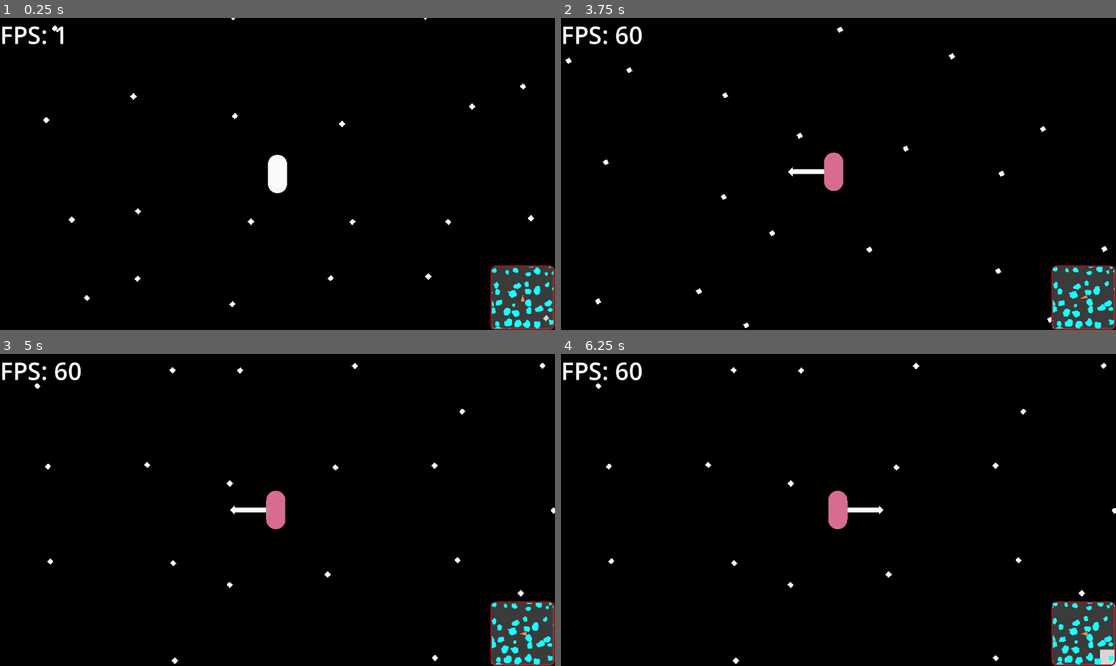
Above: before the commit, frames 1-4 (two rows, left to right).
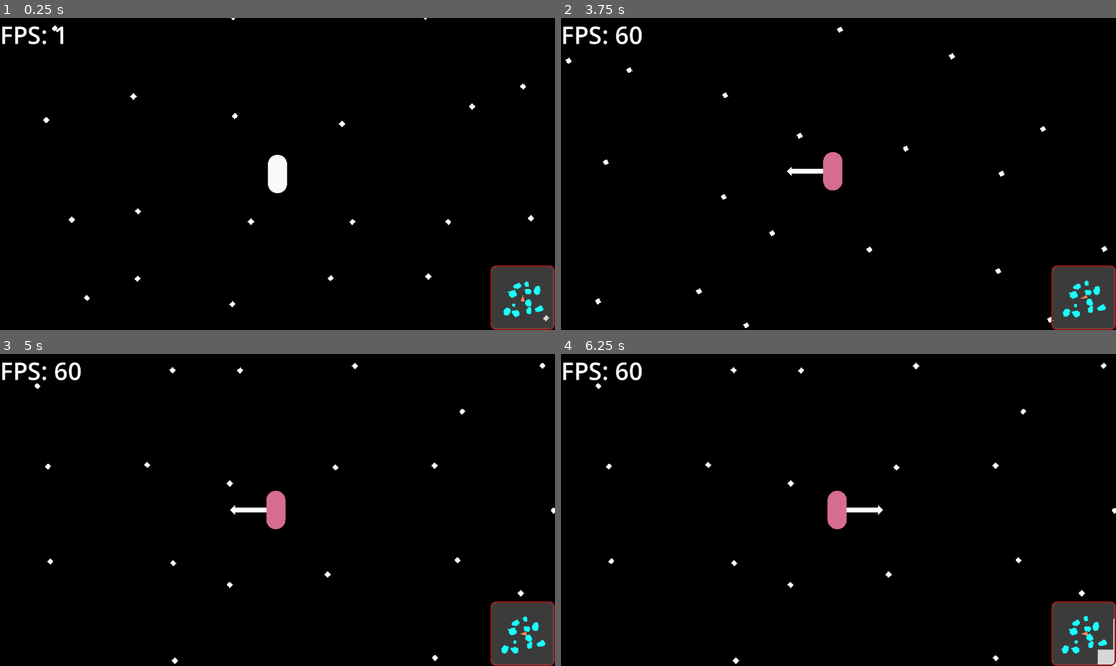
Above: after the commit, the same moments.

Repository: coolspacegame/game
Game: Godot game, scene res://node_2d.tscn
Two runs of this game, one before a commit and one after it. Both use one fixed random seed, a clock stepped at 60 frames per second and the inputs below.
Inputs (mouse positions are in pixels of both pictures, inside the frame that each line leads up to):
- Up to frame 1 (0.25 s): no input
- Up to frame 2 (3.75 s): tap Enter at 0.5 s; move the mouse to (960, 158) at 0.52 s; hold D (skelly_input_action_right) 0.53-1.28 s; click (960, 158) at 0.6 s; tap Space (skelly_input_action_jump) at 0.77, 1.52, 3.02 s; move the mouse to (727, 189) at 1.27 s; hold S (skelly_input_action_backward) 1.28-2.03 s; right-click (727, 189) at 1.35 s; move the mouse to (894, 105) at 2.02 s; hold D (skelly_input_action_right) 2.03-2.78 s; tap E (skelly_input_action_2) at 2.1 s; move the mouse to (810, 236) at 2.77 s; hold W (skelly_input_action_forward) 2.78-3.53 s; tap I (skelly_input_action_3) at 2.85 s; move the mouse to (1005, 220) at 3.52 s; hold A (skelly_input_action_left) from 3.53 s (still down); hold C from 3.53 s (still down)
- Up to frame 3 (5 s): keep holding A (skelly_input_action_left); tap Space (skelly_input_action_jump) at 3.77, 4.52 s; move the mouse to (111, 463) at 4.27 s; release C at 4.28 s; click (111, 463) at 4.35 s
- Up to frame 4 (6.25 s): move the mouse to (866, 510) at 5.02 s; release A (skelly_input_action_left) at 5.03 s; hold S (skelly_input_action_backward) 5.03-5.78 s; right-click (866, 510) at 5.1 s; move the mouse to (755, 432) at 5.77 s; hold D (skelly_input_action_right) from 5.78 s (still down); tap E (skelly_input_action_2) at 5.85 s; tap Space (skelly_input_action_jump) at 6.02 s

The runs differ from the first frame. In frame 1, 0.3% of the frame differs, in the area x 88-100%, y 79-100%; in frame 2, 0.5%; in frame 3, 0.4%; in frame 4, 0.5%, in the area x 47-100%, y 43-100%.

Commit message:
Back to a version of collider generation that is smoothed out

Diff:
--- a/scripts/Asteroid.gd
+++ b/scripts/Asteroid.gd
@@ -4,12 +4,13 @@
 
 ## determines the density of the asteroid
 const ASTEROID_MASS_PER_TILE := 1000.0
+const COLLIDER_SMOOTH_ITERATIONS = 2
 const CollisionConstants := preload("res://scripts/CollisionConstants.gd")
 
 var mesh_node: MeshInstance2D
 var rigid_body: RigidBody2D
-var collision_quads: Array[Rect2]
 var _tile_coords: Dictionary
+var _border_coords: Array
 var _tile_size: Vector2
 
 func _init():
@@ -24,96 +25,62 @@
 func _process(_delta: float) -> void:
 	mesh_node.transform = rigid_body.transform
 
-func initialize(tile_coords_in: Dictionary, tile_size_in: Vector2) -> void:
+func initialize(tile_coords_in: Dictionary, border_coords_in: Array, tile_size_in: Vector2) -> void:
 	_tile_coords = tile_coords_in.duplicate()
 	_tile_size = tile_size_in
+	_border_coords = border_coords_in.duplicate()
 	rigid_body.mass = ASTEROID_MASS_PER_TILE * _tile_coords.size()
 
 	rigid_body.collision_layer = CollisionConstants.DEFAULT | CollisionConstants.ASTEROID
 	rigid_body.collision_mask = CollisionConstants.DEFAULT | CollisionConstants.CHARACTER | CollisionConstants.ASTEROID
 
 func update_collider() -> void:
-	var working_tiles = _tile_coords.duplicate()
 
-	if working_tiles.size() == 0:
-		return
-
-	var current_rect := Rect2i()
-	current_rect.position = working_tiles.keys()[0]
-	current_rect.size = Vector2i.ONE
-	working_tiles.erase(current_rect.position)
-
-	var quads := [] as Array[Rect2i]
-
-	while working_tiles.size() > 0:
-		var expansion_right := current_rect
-		expansion_right.position += current_rect.size * Vector2i.RIGHT
-		expansion_right.size = Vector2i(1, current_rect.size.y)
-
-		var expansion_down := current_rect
-		expansion_down.position += current_rect.size * Vector2i.DOWN
-		expansion_down.size = Vector2i(current_rect.size.x, 1)
-
-		var expansion_left := current_rect
-		expansion_left.position += Vector2i.LEFT
-		expansion_left.size = Vector2i(1, current_rect.size.y)
-
-		var expansion_up := current_rect
-		expansion_up.position += Vector2i.UP
-		expansion_up.size = Vector2i(current_rect.size.x, 1)
-
-		var found_expansion = false
-
-		for expansion in [expansion_right, expansion_down, expansion_left, expansion_up]:
-			var expansion_is_valid = true
-
-			for i in range(expansion.position.x, expansion.end.x, 1):
-				for j in range(expansion.position.y, expansion.end.y, 1):
-					var v = Vector2i(i, j)
-
-					if v not in working_tiles:
-						expansion_is_valid = false
-
-			if expansion_is_valid:
-
-				for i in range(expansion.position.x, expansion.end.x, 1):
-					for j in range(expansion.position.y, expansion.end.y, 1):
-						var v = Vector2i(i, j)
-						working_tiles.erase(v)
-
-				current_rect = current_rect.merge(expansion)
-				found_expansion = true
-				break
-
-		if not found_expansion:
-			quads.append(current_rect)
-
-			current_rect.position = working_tiles.keys()[0]
-			current_rect.size = Vector2i.ONE
-			working_tiles.erase(current_rect.position)
-
-
-	collision_quads = []
-	for quad in quads:
-		var collision_quad = Rect2()
-		collision_quad.position = _tile_size * Vector2(quad.position)
-		collision_quad.size = _tile_size * Vector2(quad.size)
-		collision_quads.append(collision_quad)
-
-
+	# clear all collider children
 	for child_node in rigid_body.get_children():
 		rigid_body.remove_child(child_node)
 		child_node.queue_free()
 
-	for quad: Rect2 in collision_quads:
+	# this will be the border polygon that forms the surface colliders that the player walks on
+	var polygon := PackedVector2Array()
+
+
+	# these square collider tiles will be used for detecting destruction of tiles
+	for tile: Vector2i in _border_coords:
+		var area := Area2D.new()
 		var collision_shape := CollisionShape2D.new()
 		var rect_shape := RectangleShape2D.new()
-		rect_shape.size = quad.size
+		rect_shape.size = _tile_size
 		collision_shape.shape = rect_shape
-		collision_shape.position = quad.position + quad.size / 2
+		collision_shape.position = _tile_size * Vector2(tile) + rect_shape.size / 2
+
+		polygon.append(_tile_size * Vector2(tile) + rect_shape.size / 2)
 
 		# add the new collision shape to the asteroid's rigidbody
-		rigid_body.add_child(collision_shape)
+		area.add_child(collision_shape)
+		rigid_body.add_child(area)
+
+
+	# smooth out the surface collider so it's easier to walk on
+	for _i in range(COLLIDER_SMOOTH_ITERATIONS):
+			var new_poly = polygon.duplicate()
+
+			for j in range(polygon.size()):
+					var p0 = polygon[j]
+					var p1 = polygon[(j + 1) % polygon.size()]
+					var new_p0 = p0.lerp(p1, 0.25)
+					var new_p1 = p0.lerp(p1, 0.75)
+
+					new_poly[j] = new_p0
+					new_poly[(j + 1) % new_poly.size()] = new_p1
+
+			polygon = new_poly
+
+	var collision_polygon := CollisionPolygon2D.new()
+	collision_polygon.build_mode = CollisionPolygon2D.BUILD_SOLIDS
+	collision_polygon.polygon = polygon
+	rigid_body.add_child(collision_polygon)
+
 
 func update_mesh() -> void:
 	var st := SurfaceTool.new()
--- a/scripts/TheCharacter.gd
+++ b/scripts/TheCharacter.gd
@@ -70,6 +70,10 @@
 
 func _physics_process(delta: float) -> void:
 
+    var character_mesh := $RenderMesh as MeshInstance2D
+    var character_proximity_detector = $ProximityDetector as Area2D
+    # var character_contact_detector = $ContactDetector as Area2D
+    # var character_contact_detector_shape = $ContactDetector/CollisionShape2D as CollisionShape2D
 
     # in this section we are seeking the strongest gravitational pull of the nearby asteroids,
     # and we will apply it to the character
@@ -131,25 +135,54 @@
         # now we are going to check for the surface normal under the character, in order to move along the surface
         var space_rid := get_world_2d().space
         var space_state := PhysicsServer2D.space_get_direct_state(space_rid)
-        var character_size := ($PhysicsBody/CollisionShape2D as CollisionShape2D).shape.get_rect().size
-        var character_extent_y := character_size.y / 2
-
-        var cast_from := character_body.position
-        var cast_to := cast_from + character_body.transform.basis_xform(Vector2.DOWN) * character_extent_y * 1.5
+        var character_shape := ($PhysicsBody/CollisionShape2D as CollisionShape2D).shape
         var collision_mask = CollisionConstants.ASTEROID
-
-        var ray_query := PhysicsRayQueryParameters2D.create(cast_from, cast_to, collision_mask)
-        var query_result := space_state.intersect_ray(ray_query)
+        var shape_query := PhysicsShapeQueryParameters2D.new()
+
+        # this will be a shape query of the character shape, to see if it is intersecting with an asteroid
+        shape_query.shape = character_shape
+        shape_query.transform = character_body.transform
+        shape_query.collide_with_bodies = true
+        shape_query.collision_mask = collision_mask
+
+        var shape_query_result = space_state.collide_shape(shape_query)
+
+        # this will be the default vector for movement if there is not a hit. In other words,
+        # currently the player is allowed to move sideways even if not touching anything
+        var movement_dir = character_body.transform.basis_xform(Vector2.RIGHT).normalized()
 
         # if the query result dictionary has entries, then there was a hit
-        if query_result.size() > 0:
-            var surface_normal := (query_result.normal as Vector2).normalized()
-            var surface_tangent := surface_normal.rotated(PI / 2)
-
-            character_body.position += delta * WALKING_SPEED * _requested_movement.x * surface_tangent
-
+        if shape_query_result.size() > 0:
+            var cast_from = character_body.global_position
+
+            # there can be multiple hits, so average the position of them.
+            # the array we are going through has pairs of collision points between this shape collider and the
+            # one it is intersecting with
+            var i = 0
+            var cast_to = Vector2.ZERO
+            while i < shape_query_result.size():
+                cast_to += shape_query_result[i]
+                i += 2
+            cast_to /= (shape_query_result.size() as float / 2.0)
+
+            # now that we know there is a hit, we will find the surface normal by
+            # doing a raycast and using the result from that
+            var ray_query := PhysicsRayQueryParameters2D.create(cast_from, cast_to, collision_mask)
+            var ray_query_result = space_state.intersect_ray(ray_query)
+
+            if ray_query_result.size() > 0:
+                var surface_normal = ray_query_result.normal.normalized()
+                var surface_tangent = surface_normal.rotated(PI / 2)
+
+                # if we got here, then we can determine movement direction using the surface tangent
+                movement_dir = surface_tangent
+
+            # additionally, if we are on a surface, we want the ability to jump if the player requests it
             var jumping_force = character_body.transform.basis_xform(Vector2.DOWN) * _requested_movement.y * JUMPING_FORCE_SCALE
             character_body.apply_central_force(jumping_force)
+
+        # finally update the horizontal movement
+        character_body.position += delta * WALKING_SPEED * _requested_movement.x * movement_dir
 
         # if boosters are not active, then apply torque for the automatic rotation to
         # orient towards the asteroid
@@ -164,12 +197,11 @@
     body_transform_updated.emit(character_body.global_transform)
 
     # update the rigidbody's siblings to be in the same position as the rigidbody
-    var character_mesh := $RenderMesh as MeshInstance2D
-    var character_proximity_detector = $ProximityDetector as Area2D
 
     # update the other children to match that of the rigid body
     character_mesh.transform = character_body.transform
     character_proximity_detector.transform = character_body.transform
+    # character_contact_detector.transform = character_body.transform
 
     # this is to make sure the _draw() method is called each frame
     queue_redraw()
--- a/scripts/TheEnvironment.gd
+++ b/scripts/TheEnvironment.gd
@@ -214,10 +214,14 @@
 		for asteroid_tile in asteroid_tiles.keys():
 			centered_asteroid_tiles[asteroid_tile - center_of_mass_tile] = true
 
+		var centered_asteroid_border_tiles = []
+		for asteroid_tile in asteroid_border_tiles:
+			centered_asteroid_border_tiles.append(asteroid_tile - center_of_mass_tile)
+
 		# Now we need to create the necessary nodes
 		var asteroid = Asteroid.new()
 
-		asteroid.initialize(centered_asteroid_tiles, TILE_SIZE * Vector2.ONE)
+		asteroid.initialize(centered_asteroid_tiles, centered_asteroid_border_tiles, TILE_SIZE * Vector2.ONE)
 		asteroid.update_mesh()
 		asteroid.update_collider()
 
@@ -241,7 +245,7 @@
 
 func _ready() -> void:
 	_size_noise.seed = _global_seed
-	const SIZE := 5
+	const SIZE := 2
 	const EXTENT := floori(SIZE / 2.0)
 
 	for i in range(-EXTENT, EXTENT):
